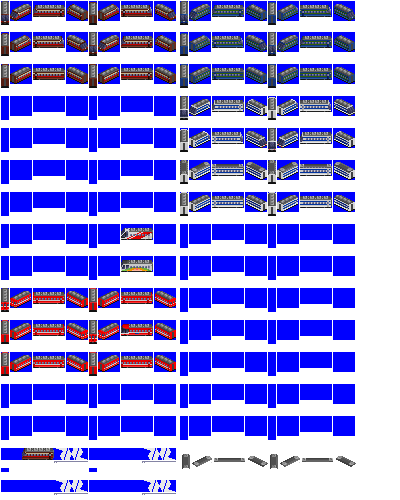
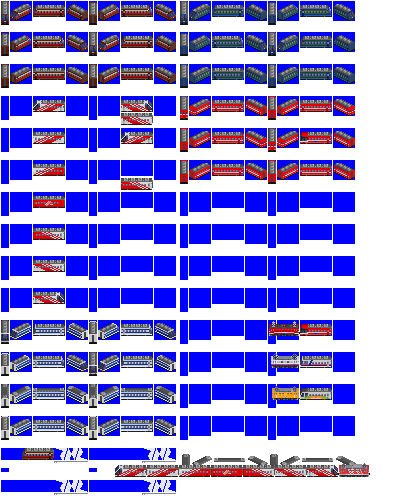
Revision of a layered (400, 500) image; what changed, layer by layer:
added layer "ser" above "sc" over left=33, top=100, right=370, bottom=477
painted on "sc" over left=1, top=96, right=355, bottom=434
painted on "roof 14" over left=1, top=160, right=354, bottom=399
painted on "euroliner" over left=1, top=96, right=355, bottom=440
painted on "cc" over left=209, top=8, right=298, bottom=40
painted on "salon" over left=30, top=8, right=119, bottom=40
